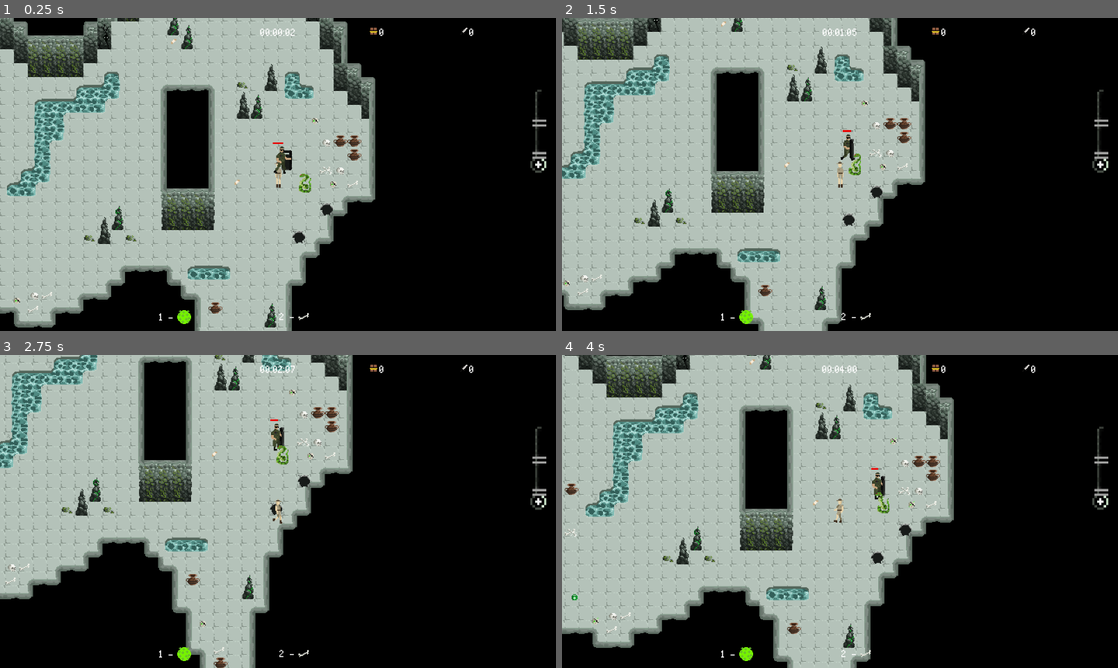
Above: before the commit, frames 1-4 (two rows, left to right).
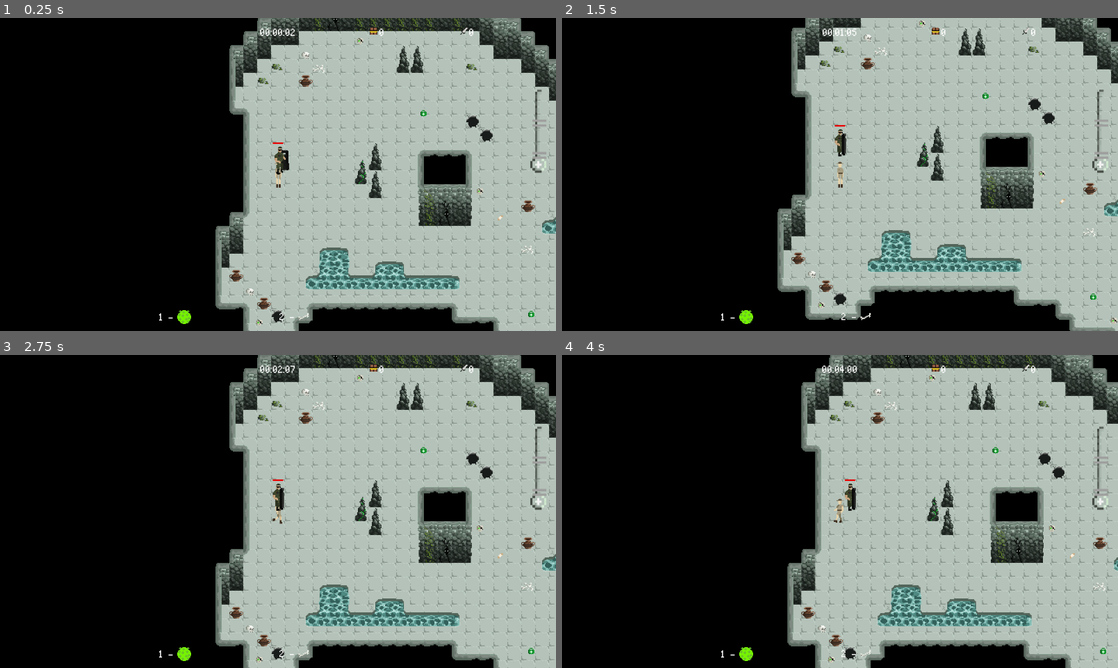
Above: after the commit, the same moments.

Repository: mirogon/Archaeology
Game: Godot game, scene res://Scenes/Main.tscn
Same seed, same stepped clock (60 frames per second), same inputs: the game is played once before the commit and once after it. The engine's default icon, where the game draws it, is replaced by a stand-in: a white triangle on a blue panel in a dark square.
Inputs (mouse positions are in pixels of both pictures, inside the frame that each line leads up to):
- Up to frame 1 (0.25 s): no input
- Up to frame 2 (1.5 s): move the mouse to (962, 158) at 0.52 s; hold Right (ui_right) 0.53-1.28 s; hold P 0.53-1.28 s; move the mouse to (728, 190) at 1.27 s; hold Down (ui_down) from 1.28 s (still down); tap F (action) at 1.35 s
- Up to frame 3 (2.75 s): tap P at 1.55 s; move the mouse to (333, 442) at 2.02 s; release Down (ui_down) at 2.03 s; hold Right (ui_right) from 2.03 s (still down); hold P from 2.03 s (still down)
- Up to frame 4 (4 s): tap Enter at 2.75 s; move the mouse to (812, 574) at 2.77 s; release Right (ui_right) at 2.78 s; release P at 2.78 s; hold Up (ui_up) 2.78-3.53 s; tap 1 at 2.85 s; tap P at 3.05, 3.8 s; move the mouse to (1006, 558) at 3.52 s; hold Left (ui_left) from 3.53 s (still down); hold 2 from 3.53 s (still down)

The runs differ from the first frame. In frame 1, 78% of the frame differs, in the area x 0-100%, y 0-100%; in frame 2, 77%; in frame 3, 77%; in frame 4, 76%.
Error after the commit: Invalid get index '0' (on base: 'PoolVector2Array'). (res://Scripts/Other/NavigationMovement.gd:49)

Commit message:
Load next room test

Diff:
--- a/Scenes/Items/Coin.tscn
+++ b/Scenes/Items/Coin.tscn
@@ -39,6 +39,7 @@
 } ]
 
 [node name="Coin" type="Area2D" groups=["TreasurePickup"]]
+z_index = 6
 script = ExtResource( 1 )
 treasure_value = 1
 
@@ -48,5 +49,5 @@
 [node name="AnimatedSprite" type="AnimatedSprite" parent="."]
 frames = SubResource( 8 )
 animation = "coin"
-frame = 5
+frame = 2
 playing = true
--- a/Scenes/Items/Ruby.tscn
+++ b/Scenes/Items/Ruby.tscn
@@ -35,6 +35,7 @@
 } ]
 
 [node name="Ruby" type="Area2D" groups=["TreasurePickup"]]
+z_index = 6
 script = ExtResource( 1 )
 treasure_value = 2
 
@@ -44,5 +45,5 @@
 [node name="AnimatedSprite" type="AnimatedSprite" parent="."]
 frames = SubResource( 6 )
 animation = "ruby"
-frame = 2
+frame = 3
 playing = true
--- a/Scenes/Player.tscn
+++ b/Scenes/Player.tscn
@@ -30,22 +30,6 @@
 [sub_resource type="AtlasTexture" id=40]
 atlas = ExtResource( 1 )
 region = Rect2( 64, 64, 16, 32 )
-
-[sub_resource type="AtlasTexture" id=32]
-atlas = ExtResource( 1 )
-region = Rect2( 0, 32, 16, 32 )
-
-[sub_resource type="AtlasTexture" id=33]
-atlas = ExtResource( 1 )
-region = Rect2( 16, 32, 16, 32 )
-
-[sub_resource type="AtlasTexture" id=34]
-atlas = ExtResource( 1 )
-region = Rect2( 32, 32, 16, 32 )
-
-[sub_resource type="AtlasTexture" id=35]
-atlas = ExtResource( 1 )
-region = Rect2( 48, 32, 16, 32 )
 
 [sub_resource type="AtlasTexture" id=41]
 atlas = ExtResource( 1 )
@@ -83,16 +67,27 @@
 atlas = ExtResource( 1 )
 region = Rect2( 64, 96, 16, 32 )
 
+[sub_resource type="AtlasTexture" id=32]
+atlas = ExtResource( 1 )
+region = Rect2( 0, 32, 16, 32 )
+
+[sub_resource type="AtlasTexture" id=33]
+atlas = ExtResource( 1 )
+region = Rect2( 16, 32, 16, 32 )
+
+[sub_resource type="AtlasTexture" id=34]
+atlas = ExtResource( 1 )
+region = Rect2( 32, 32, 16, 32 )
+
+[sub_resource type="AtlasTexture" id=35]
+atlas = ExtResource( 1 )
+region = Rect2( 48, 32, 16, 32 )
+
 [sub_resource type="SpriteFrames" id=26]
 animations = [ {
 "frames": [ SubResource( 36 ), SubResource( 37 ), SubResource( 38 ), SubResource( 39 ), SubResource( 40 ) ],
 "loop": true,
 "name": "Walk_Right",
-"speed": 5.0
-}, {
-"frames": [ SubResource( 32 ), SubResource( 33 ), SubResource( 34 ), SubResource( 35 ) ],
-"loop": true,
-"name": "Walk_Down",
 "speed": 5.0
 }, {
 "frames": [ SubResource( 41 ), SubResource( 42 ), SubResource( 43 ), SubResource( 44 ) ],
@@ -103,6 +98,11 @@
 "frames": [ SubResource( 27 ), SubResource( 28 ), SubResource( 29 ), SubResource( 30 ), SubResource( 31 ) ],
 "loop": true,
 "name": "Walk_Left",
+"speed": 5.0
+}, {
+"frames": [ SubResource( 32 ), SubResource( 33 ), SubResource( 34 ), SubResource( 35 ) ],
+"loop": true,
+"name": "Walk_Down",
 "speed": 5.0
 } ]
 
@@ -129,7 +129,6 @@
 z_index = 1
 frames = SubResource( 26 )
 animation = "Walk_Right"
-frame = 4
 playing = true
 
 [node name="HealthSystem" parent="." instance=ExtResource( 3 )]
--- a/Scenes/Rooms/Room.tscn
+++ b/Scenes/Rooms/Room.tscn
@@ -1,16 +1,14 @@
-[gd_scene load_steps=51 format=2]
+[gd_scene load_steps=49 format=2]
 
 [ext_resource path="res://Asstes/Environment/Cave_Set.png" type="Texture" id=1]
 [ext_resource path="res://Asstes/Environment/Water.png" type="Texture" id=2]
 [ext_resource path="res://Scenes/Rooms/Spawner.tscn" type="PackedScene" id=3]
-[ext_resource path="res://Scenes/Items/Coin.tscn" type="PackedScene" id=4]
 [ext_resource path="res://Scenes/Items/Medikit.tscn" type="PackedScene" id=6]
 [ext_resource path="res://Scenes/Items/Bandage.tscn" type="PackedScene" id=7]
 [ext_resource path="res://Scenes/Enemies/Snake.tscn" type="PackedScene" id=8]
 [ext_resource path="res://Scenes/Enemies/Scarab.tscn" type="PackedScene" id=9]
 [ext_resource path="res://Scenes/Items/TreasureSkull.tscn" type="PackedScene" id=10]
 [ext_resource path="res://Scenes/Rooms/TreasureChest.tscn" type="PackedScene" id=11]
-[ext_resource path="res://Scenes/Items/ItemSpawnMovement.tscn" type="PackedScene" id=12]
 [ext_resource path="res://Scenes/Rooms/Boulder.tscn" type="PackedScene" id=13]
 
 [sub_resource type="ConvexPolygonShape2D" id=47]
@@ -888,11 +886,9 @@
 
 [node name="Chest" parent="." instance=ExtResource( 11 )]
 position = Vector2( -216, -169 )
-item_spawn_movement = ExtResource( 12 )
-coin_scene = ExtResource( 4 )
 
 [node name="PlayerStart" type="Node2D" parent="."]
-position = Vector2( -160, 32 )
+position = Vector2( -776, -11 )
 
 [node name="Enemies" type="Node" parent="."]
 
--- a/Scenes/Soldier.tscn
+++ b/Scenes/Soldier.tscn
@@ -27,6 +27,58 @@
 atlas = ExtResource( 1 )
 region = Rect2( 96, 32, 32, 32 )
 
+[sub_resource type="AtlasTexture" id=25]
+atlas = ExtResource( 1 )
+region = Rect2( 0, 64, 32, 32 )
+
+[sub_resource type="AtlasTexture" id=26]
+atlas = ExtResource( 1 )
+region = Rect2( 32, 64, 32, 32 )
+
+[sub_resource type="AtlasTexture" id=27]
+atlas = ExtResource( 1 )
+region = Rect2( 64, 64, 32, 32 )
+
+[sub_resource type="AtlasTexture" id=28]
+atlas = ExtResource( 1 )
+region = Rect2( 96, 64, 32, 32 )
+
+[sub_resource type="AtlasTexture" id=29]
+atlas = ExtResource( 1 )
+region = Rect2( 128, 64, 32, 32 )
+
+[sub_resource type="AtlasTexture" id=21]
+atlas = ExtResource( 1 )
+region = Rect2( 0, 0, 32, 32 )
+
+[sub_resource type="AtlasTexture" id=22]
+atlas = ExtResource( 1 )
+region = Rect2( 32, 0, 32, 32 )
+
+[sub_resource type="AtlasTexture" id=23]
+atlas = ExtResource( 1 )
+region = Rect2( 64, 0, 32, 32 )
+
+[sub_resource type="AtlasTexture" id=24]
+atlas = ExtResource( 1 )
+region = Rect2( 96, 0, 32, 32 )
+
+[sub_resource type="AtlasTexture" id=39]
+atlas = ExtResource( 7 )
+region = Rect2( 0, 0, 32, 32 )
+
+[sub_resource type="AtlasTexture" id=40]
+atlas = ExtResource( 7 )
+region = Rect2( 32, 0, 32, 32 )
+
+[sub_resource type="AtlasTexture" id=41]
+atlas = ExtResource( 7 )
+region = Rect2( 64, 0, 32, 32 )
+
+[sub_resource type="AtlasTexture" id=42]
+atlas = ExtResource( 7 )
+region = Rect2( 96, 0, 32, 32 )
+
 [sub_resource type="AtlasTexture" id=30]
 atlas = ExtResource( 1 )
 region = Rect2( 0, 96, 32, 32 )
@@ -47,22 +99,6 @@
 atlas = ExtResource( 1 )
 region = Rect2( 128, 96, 32, 32 )
 
-[sub_resource type="AtlasTexture" id=39]
-atlas = ExtResource( 7 )
-region = Rect2( 0, 0, 32, 32 )
-
-[sub_resource type="AtlasTexture" id=40]
-atlas = ExtResource( 7 )
-region = Rect2( 32, 0, 32, 32 )
-
-[sub_resource type="AtlasTexture" id=41]
-atlas = ExtResource( 7 )
-region = Rect2( 64, 0, 32, 32 )
-
-[sub_resource type="AtlasTexture" id=42]
-atlas = ExtResource( 7 )
-region = Rect2( 96, 0, 32, 32 )
-
 [sub_resource type="AtlasTexture" id=43]
 atlas = ExtResource( 7 )
 region = Rect2( 0, 32, 32, 32 )
@@ -79,42 +115,6 @@
 atlas = ExtResource( 7 )
 region = Rect2( 96, 32, 32, 32 )
 
-[sub_resource type="AtlasTexture" id=21]
-atlas = ExtResource( 1 )
-region = Rect2( 0, 0, 32, 32 )
-
-[sub_resource type="AtlasTexture" id=22]
-atlas = ExtResource( 1 )
-region = Rect2( 32, 0, 32, 32 )
-
-[sub_resource type="AtlasTexture" id=23]
-atlas = ExtResource( 1 )
-region = Rect2( 64, 0, 32, 32 )
-
-[sub_resource type="AtlasTexture" id=24]
-atlas = ExtResource( 1 )
-region = Rect2( 96, 0, 32, 32 )
-
-[sub_resource type="AtlasTexture" id=25]
-atlas = ExtResource( 1 )
-region = Rect2( 0, 64, 32, 32 )
-
-[sub_resource type="AtlasTexture" id=26]
-atlas = ExtResource( 1 )
-region = Rect2( 32, 64, 32, 32 )
-
-[sub_resource type="AtlasTexture" id=27]
-atlas = ExtResource( 1 )
-region = Rect2( 64, 64, 32, 32 )
-
-[sub_resource type="AtlasTexture" id=28]
-atlas = ExtResource( 1 )
-region = Rect2( 96, 64, 32, 32 )
-
-[sub_resource type="AtlasTexture" id=29]
-atlas = ExtResource( 1 )
-region = Rect2( 128, 64, 32, 32 )
-
 [sub_resource type="SpriteFrames" id=19]
 animations = [ {
 "frames": [ SubResource( 35 ), SubResource( 36 ), SubResource( 37 ), SubResource( 38 ) ],
@@ -122,30 +122,30 @@
 "name": "Army_Walk_Up",
 "speed": 5.0
 }, {
-"frames": [ SubResource( 30 ), SubResource( 31 ), SubResource( 32 ), SubResource( 33 ), SubResource( 34 ) ],
+"frames": [ SubResource( 25 ), SubResource( 26 ), SubResource( 27 ), SubResource( 28 ), SubResource( 29 ) ],
 "loop": true,
-"name": "Army_Walk_Left",
+"name": "Army_Walk_Right",
 "speed": 8.0
+}, {
+"frames": [ SubResource( 21 ), SubResource( 22 ), SubResource( 23 ), SubResource( 24 ) ],
+"loop": true,
+"name": "Army_Walk_Down",
+"speed": 5.0
 }, {
 "frames": [ SubResource( 39 ), SubResource( 40 ), SubResource( 41 ), SubResource( 42 ) ],
 "loop": true,
 "name": "Army_ATK_Right",
 "speed": 12.0
 }, {
+"frames": [ SubResource( 30 ), SubResource( 31 ), SubResource( 32 ), SubResource( 33 ), SubResource( 34 ) ],
+"loop": true,
+"name": "Army_Walk_Left",
+"speed": 8.0
+}, {
 "frames": [ SubResource( 43 ), SubResource( 44 ), SubResource( 45 ), SubResource( 46 ) ],
 "loop": true,
 "name": "Army_ATK_Left",
 "speed": 12.0
-}, {
-"frames": [ SubResource( 21 ), SubResource( 22 ), SubResource( 23 ), SubResource( 24 ) ],
-"loop": true,
-"name": "Army_Walk_Down",
-"speed": 5.0
-}, {
-"frames": [ SubResource( 25 ), SubResource( 26 ), SubResource( 27 ), SubResource( 28 ), SubResource( 29 ) ],
-"loop": true,
-"name": "Army_Walk_Right",
-"speed": 8.0
 } ]
 
 [node name="Soldier" type="Area2D" groups=["Soldier"]]
@@ -163,6 +163,7 @@
 z_index = 1
 frames = SubResource( 19 )
 animation = "Army_ATK_Right"
+frame = 1
 playing = true
 
 [node name="NavigationMovement" parent="." instance=ExtResource( 2 )]
--- a/Scripts/Main.gd
+++ b/Scripts/Main.gd
@@ -19,18 +19,35 @@
 
 var upgrade_state = UpgradeState.new()
 
+var rooms_visited = 0
+
 func _ready():
 	load_game()
+	loaded_room = $Room
 	player_and_soldier_to_start()
-	loaded_room = $Room
 	randomize()
 
 	$Soldier.get_node("HealthSystem").connect("died", self, "on_game_over")
 	$Player.get_node("HealthSystem").connect("died", self, "on_game_over")
 
+func _process(delta):
+	if Input.is_key_pressed(KEY_P) && rooms_visited == 0:
+		go_to_next_room()
+		++rooms_visited
+
 func on_game_over():
 	treasure_stored += $Player.treasure_found
 	save_game()
+
+func go_to_next_room():
+	for i in range(get_child_count()):
+		if get_child(i).is_in_group("Room"):
+			get_child(i).queue_free()
+
+	loaded_room = room_scene.instance()
+	add_child(loaded_room)
+	player_and_soldier_to_start()
+	$Soldier.get_node("NavigationMovement").initialize($Soldier.get_node("AnimatedSprite"), loaded_room.get_node("Navigation2D"))
 
 func restart_game():
 	loaded_room.queue_free()
@@ -48,8 +65,8 @@
 	get_tree().paused = false
 
 func player_and_soldier_to_start():
-	$Player.position = $Room/PlayerStart.position
-	$Soldier.position = $Room/PlayerStart.position
+	$Player.position = loaded_room.get_node("PlayerStart").position
+	$Soldier.position = loaded_room.get_node("PlayerStart").position
 
 func enemy_died():
 	enemies_died += 1
--- a/Scripts/Soldier.gd
+++ b/Scripts/Soldier.gd
@@ -89,6 +89,8 @@
 func find_enemies():
 	enemies.clear()
 	var main = get_tree().get_root().get_node("Main")
+	if !main:
+		return
 	var room = null
 	for i in range(main.get_child_count()):
 		if main.get_child(i).is_in_group("Room"):
